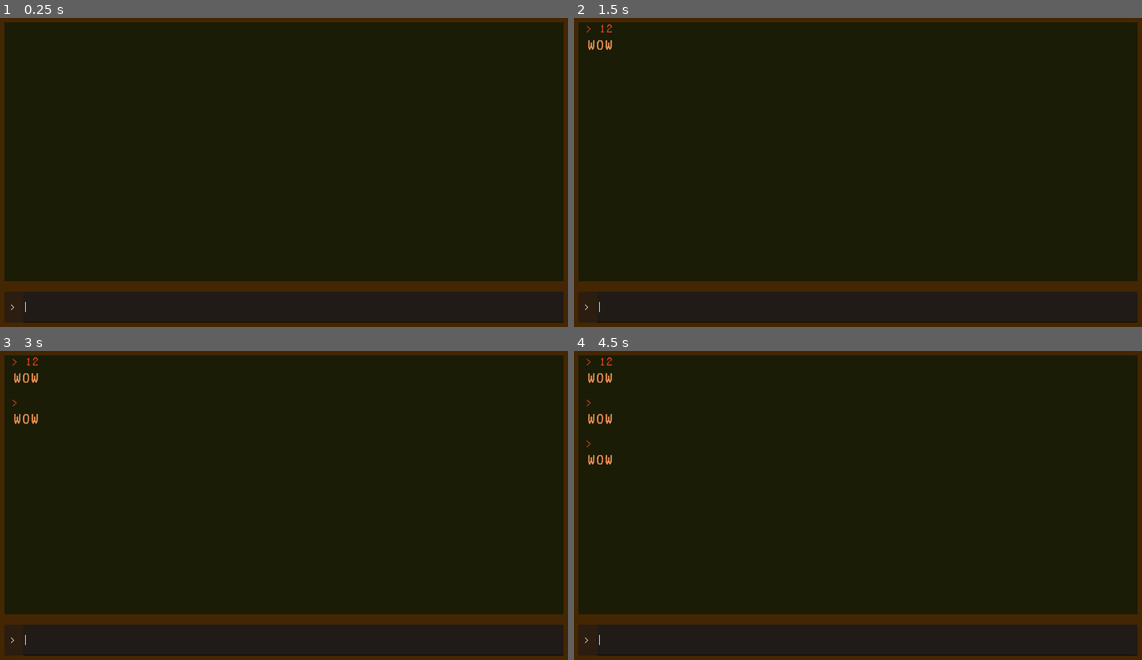
Above: before the commit, frames 1-4 (two rows, left to right).
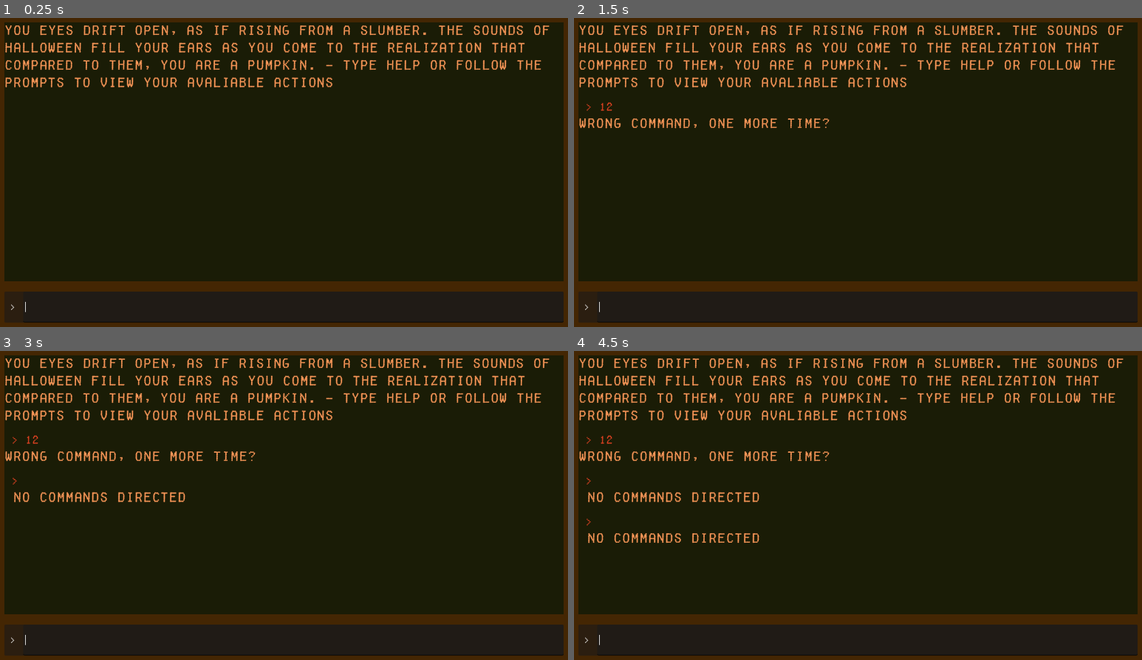
Above: after the commit, the same moments.

Repository: gkdjldgs/Pumpkins
Game: Godot game, scene res://scenes/main.tscn
The game is run twice, just before and just after one commit, with the same random seed, the same clock (stepped at 60 frames per second) and the same inputs.
Inputs (mouse positions are in pixels of both pictures, inside the frame that each line leads up to):
- Up to frame 1 (0.25 s): no input
- Up to frame 2 (1.5 s): click (869, 308) at 0.52 s; type "12" at 0.6 s; tap Enter at 1.25 s; hold Right from 1.28 s (still down); tap Alt at 1.35 s
- Up to frame 3 (3 s): tap Space at 2 s; release Right at 2.03 s; hold Down 2.03-2.78 s; tap Shift at 2.1 s; tap Enter at 2.75 s; hold Right from 2.78 s (still down); tap Alt at 2.85 s
- Up to frame 4 (4.5 s): tap Space at 3.5 s; release Right at 3.53 s; hold Up 3.53-4.28 s; tap Shift at 3.6 s; tap Enter at 4.25 s; hold Left from 4.28 s (still down); tap Alt at 4.35 s

The runs differ from the first frame. In frame 1, 4.1% of the frame differs, in the area x 0-97%, y 2-23%; in frame 2, 4.8%; in frame 3, 5.2%; in frame 4, 5.7%, in the area x 0-97%, y 1-63%.

Commit message:
FOUNDATIONS
Wow if im being honest there is alot of code I don't understand, but to my best knowledge a seperate scene is used to modify one of the labels on game start up which is used to give beginning instructions to the player.
Also it uses like a different scene to break up the response into 2 strings in an array and then uses match() to look for suitable outputs for it to return to the player???
The tutorial guy is smart, idk how he understands this stuff

Diff:
--- a/scenes/BASE.gd
+++ b/scenes/BASE.gd
@@ -1,12 +1,20 @@
 extends Control
+
+const Moreresponse = preload('res://scenes/label_2.tscn')
 const InputResponse = preload('res://scenes/dlabels.tscn')
+#	loading in important variables that are used throughout the script
 @export var mlr := int(30)
+# reaching through the scene tree to use important values for the game
+@onready var command_process = $Commands
 @onready var rows = $Back/MarginContainer/Lines/Textinfo/ScrollContainer/HBoxContainer
 @onready var scroll = $Back/MarginContainer/Lines/Textinfo/ScrollContainer
 @onready var scrolls = scroll.get_v_scroll_bar()
 # Called when the node enters the scene tree for the first time.
 func _ready() -> void:
 	scrolls.connect('changed', handle_scroll_changed)
+	var starts = Moreresponse.instantiate()
+	starts.text = "You eyes drift open, as if rising from a slumber. The sounds of Halloween fill your ears as you come to the realization that compared to them, you are a pumpkin. - Type help or follow the prompts to view your avaliable actions"
+	add_response(starts)
 
 func handle_scroll_changed():
 	scroll.scroll_vertical = scrolls.max_value
@@ -14,14 +22,21 @@
 func _process(delta: float) -> void:
 	pass
 
-#code for ont ext entered into the box
+#code for on text entered into the box
 func _on_line_edit_text_submitted(new_text: String) -> void:
 	if new_text.is_empty():
 		return
+
 	var isponse = InputResponse.instantiate()
-	isponse.set_text(new_text, ' wow')
+	var response = command_process.command(new_text)
+	isponse.set_text(new_text, response)
 	rows.add_child(isponse)
+	add_response(isponse)
 
+func add_response(response: Control):
+	rows.add_child(response)
+#if amount of lines excceds set limit delete oldest lines
+func delete_text_his():
 	if rows.get_child_count() > mlr:
 		var forgor = rows.get_child_count() - mlr
 		for lines in range(forgor):
--- /dev/null
+++ b/scenes/commands.gd
@@ -0,0 +1,30 @@
+extends Node
+
+
+func command(input: String):
+	var words = input.split(" ", false)
+	if words.size() == 0:
+		return " NO commands directed"
+
+
+	var first_word = words[0].to_lower()
+	var second_word = ""
+	if words.size() > 1:
+		second_word = words[1].to_lower()
+	match first_word:
+		'move':
+			return ment(second_word)
+		'help':
+			return help()
+		_:
+			return "WRONG command, one more time? "
+
+
+func ment(second_word: String):
+	if second_word == "":
+		return "What?"
+
+	return "You move %s" % second_word
+
+func help() -> String:
+	return "You can use: go [direction], help"
--- a/scenes/dlabels.tscn
+++ b/scenes/dlabels.tscn
@@ -1,6 +1,7 @@
-[gd_scene load_steps=2 format=3 uid="uid://dpvcwu10cnsjv"]
+[gd_scene load_steps=3 format=3 uid="uid://dpvcwu10cnsjv"]
 
 [ext_resource type="Script" uid="uid://bj52a0ujbv3ov" path="res://scenes/dlabels.gd" id="1_obfpl"]
+[ext_resource type="PackedScene" uid="uid://myfj8m2f4lex" path="res://scenes/label_2.tscn" id="2_n4v0p"]
 
 [node name="hrows" type="VBoxContainer"]
 size_flags_horizontal = 3
@@ -12,8 +13,5 @@
 theme_override_font_sizes/font_size = 20
 text = "  > USER INPUT"
 
-[node name="Label2" type="Label" parent="."]
+[node name="Label2" parent="." instance=ExtResource("2_n4v0p")]
 layout_mode = 2
-theme_override_colors/font_color = Color(1, 0.60249186, 0.35275438, 1)
-theme_override_font_sizes/font_size = 25
-text = " Game OUTPUT"
--- /dev/null
+++ b/scenes/label_2.tscn
@@ -0,0 +1,7 @@
+[gd_scene format=3 uid="uid://myfj8m2f4lex"]
+
+[node name="Label2" type="Label"]
+theme_override_colors/font_color = Color(1, 0.60249186, 0.35275438, 1)
+theme_override_font_sizes/font_size = 25
+text = " Game OUTPUT"
+autowrap_mode = 3
--- a/scenes/main.tscn
+++ b/scenes/main.tscn
@@ -1,7 +1,8 @@
-[gd_scene load_steps=6 format=3 uid="uid://cto1ouwht0so0"]
+[gd_scene load_steps=7 format=3 uid="uid://cto1ouwht0so0"]
 
 [ext_resource type="Script" uid="uid://bc4mflmx3x8g3" path="res://scenes/BASE.gd" id="1_0wfyh"]
 [ext_resource type="Script" uid="uid://c03lk3voml6qk" path="res://scenes/inputs..gd" id="2_0wfyh"]
+[ext_resource type="Script" uid="uid://beg7yhc8pmxd1" path="res://scenes/commands.gd" id="3_sugp2"]
 
 [sub_resource type="StyleBoxFlat" id="StyleBoxFlat_sgp6g"]
 bg_color = Color(0.26824197, 0.15008056, 0.011275374, 1)
@@ -50,7 +51,9 @@
 layout_mode = 2
 
 [node name="HBoxContainer" type="VBoxContainer" parent="Back/MarginContainer/Lines/Textinfo/ScrollContainer"]
+custom_minimum_size = Vector2(1000, 100)
 layout_mode = 2
+size_flags_horizontal = 3
 size_flags_vertical = 3
 theme_override_constants/separation = 20
 
@@ -74,5 +77,8 @@
 keep_editing_on_text_submit = true
 script = ExtResource("2_0wfyh")
 
+[node name="Commands" type="Node" parent="."]
+script = ExtResource("3_sugp2")
+
 [connection signal="text_submitted" from="Back/MarginContainer/Lines/inputs/HBoxContainer/INPUTBOX" to="." method="_on_line_edit_text_submitted"]
 [connection signal="text_submitted" from="Back/MarginContainer/Lines/inputs/HBoxContainer/INPUTBOX" to="Back/MarginContainer/Lines/inputs/HBoxContainer/INPUTBOX" method="_on_text_submitted"]
Not shown, added: scenes/commands.gd.uid
